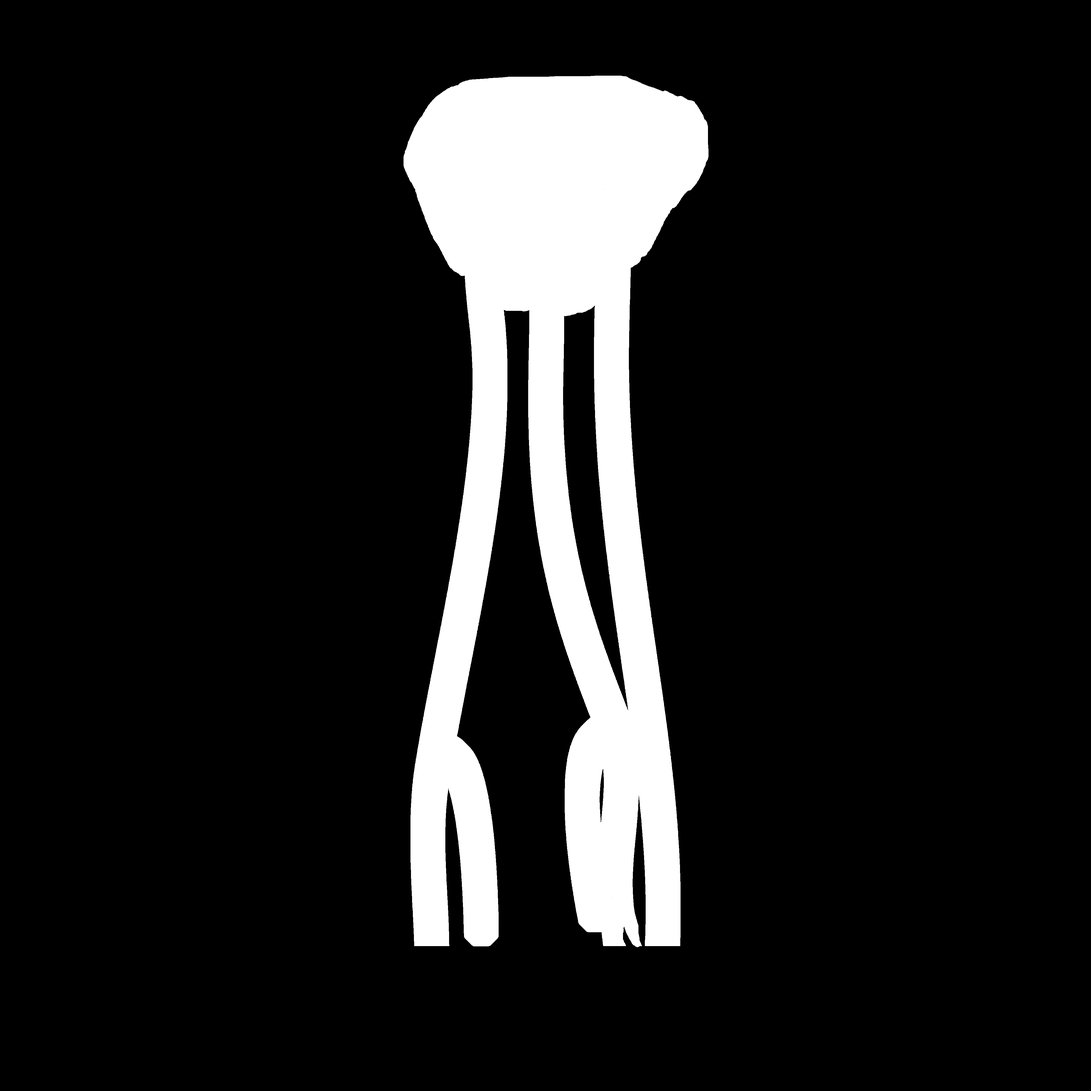
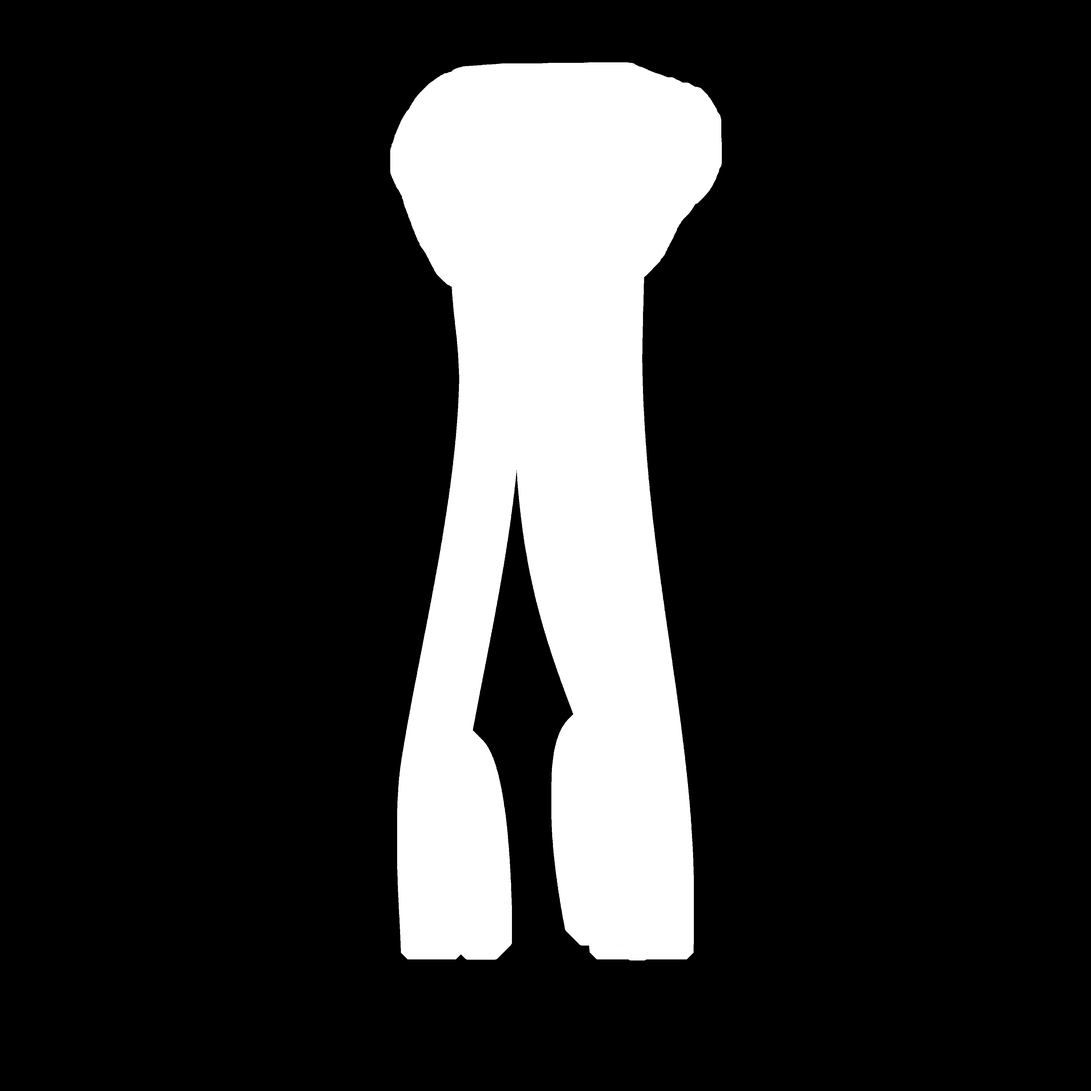
Two versions of the same layered image (1091x1091). Layer-by-layer changes:
painted on "Layer 1" over (x1=390, y1=62, x2=723, y2=961)
